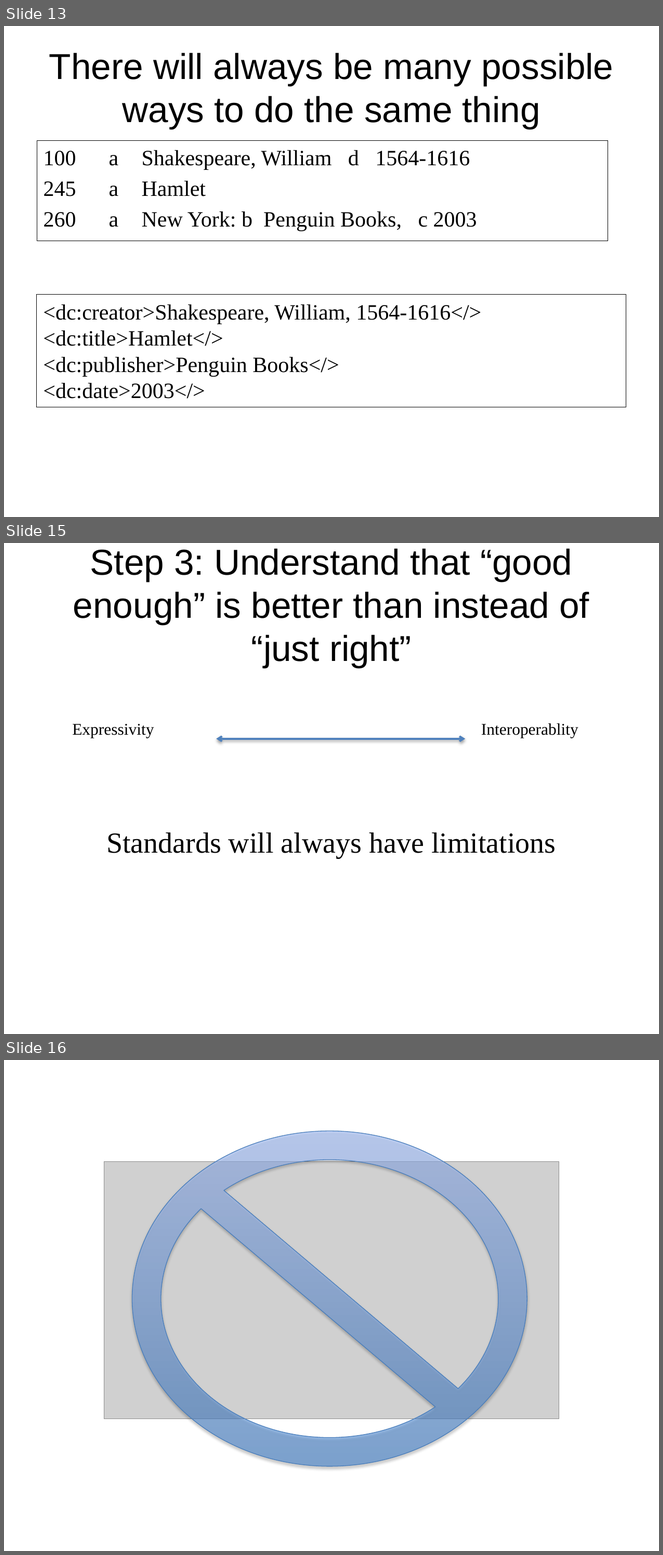
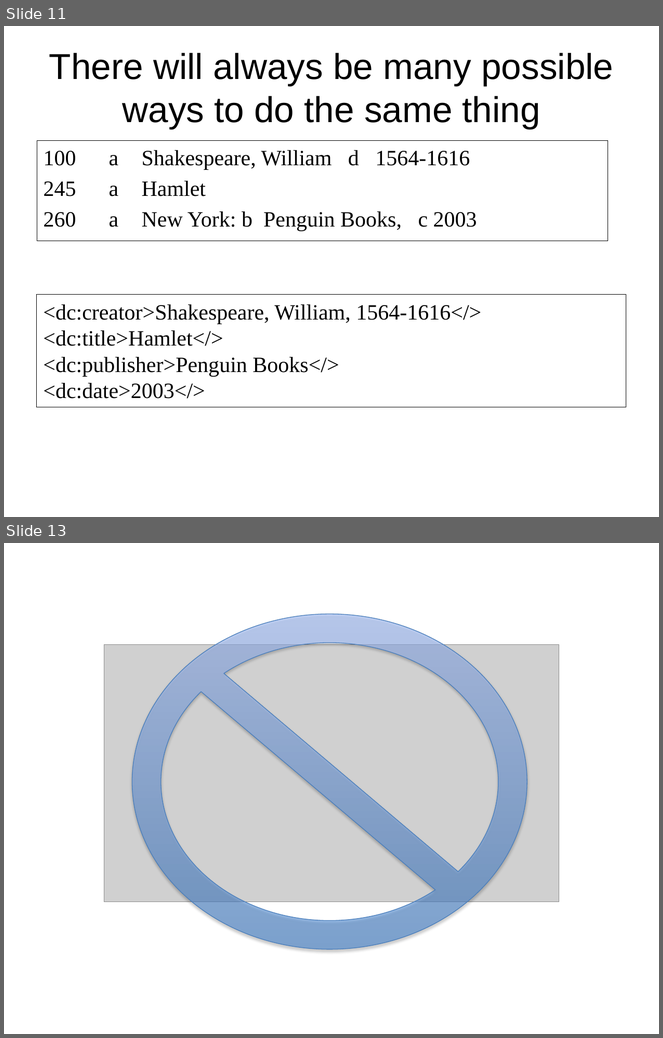
Before and after one commit to DataCurationWorkshop/HongKongCurationWorkshop, a slide deck: Day_2/Day_2_Lectures/Day_2_Lecture_Metadata2.pptx. Shown one above the other, each under a label of ours: slides 13, 15 and 16 before the commit, slides 11 and 13 after it; the slides between them are not shown. The pictures are 663x1555 and 663x1038 pixels, drawn with LibreOffice and Linux fonts; fonts in the diff are those of the drawing; grey boxes stand for pictures; background and template pictures are left out. Boxes give left, top, right and bottom in pixels: in the first picture for what was removed or moved away, otherwise in the second. Text is boxed around its words. In the diff, an @@ line names an element or a change of style, - is before the commit and + after.

```diff
--- a/Day_2/Day_2_Lectures/Day_2_Lecture_Metadata2.pptx
+++ b/Day_2/Day_2_Lectures/Day_2_Lecture_Metadata2.pptx
@@ slide 15 removed at (x1=4, y1=543, x2=659, y2=1034), background #FFFFFF @@
@@ title removed at (x1=73, y1=548, x2=590, y2=668) @@
-Step 3: Understand that “good enough” is better than instead of “just right”
@@ text removed at (x1=72, y1=724, x2=154, y2=739) @@
-Expressivity
@@ text removed at (x1=481, y1=723, x2=579, y2=739) @@
-Interoperablity
@@ double arrow removed from (216, 739) to (465, 739) @@
@@ text removed at (x1=106, y1=833, x2=556, y2=859) @@
-Standards will always have limitations
@@ what was slide 13 is now slide 11 @@
@@ what was slide 16 is now slide 13 @@
```
Also in this commit, not shown: 7 slides changed, 7 slides added, 3 other slides removed.
